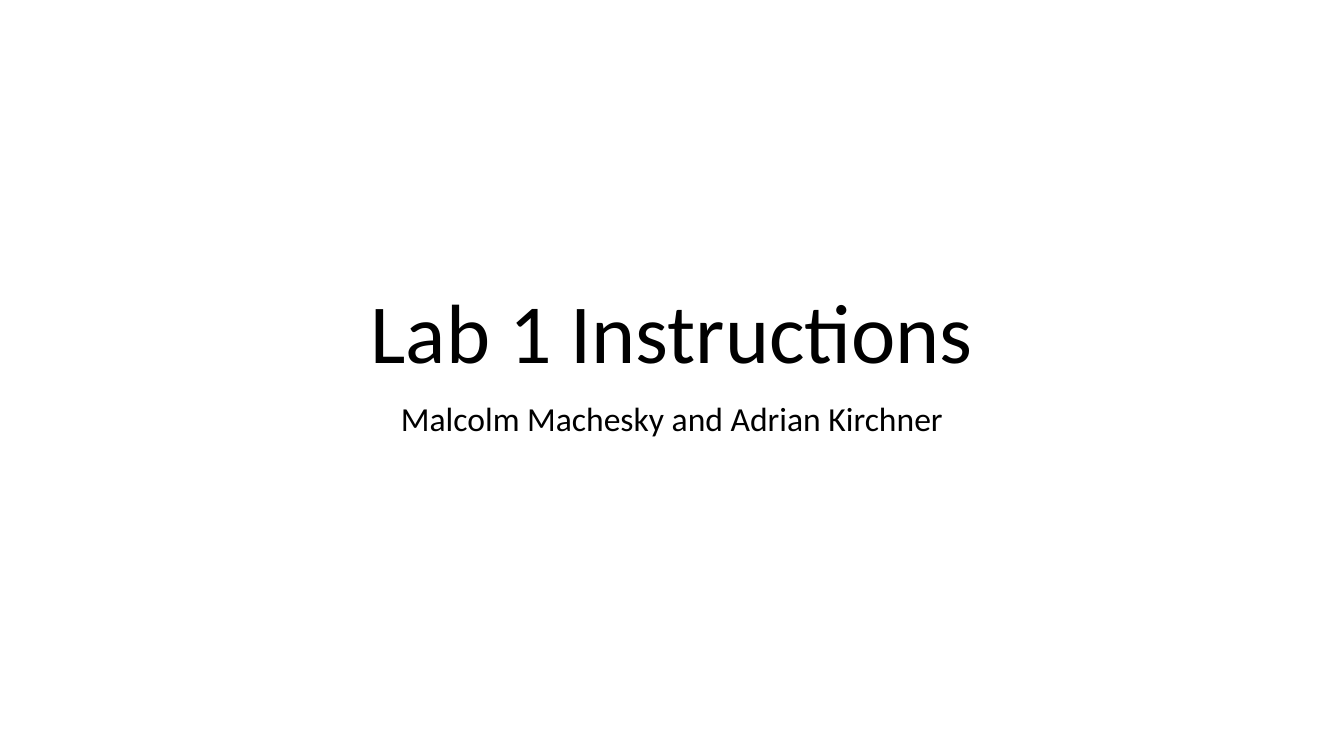
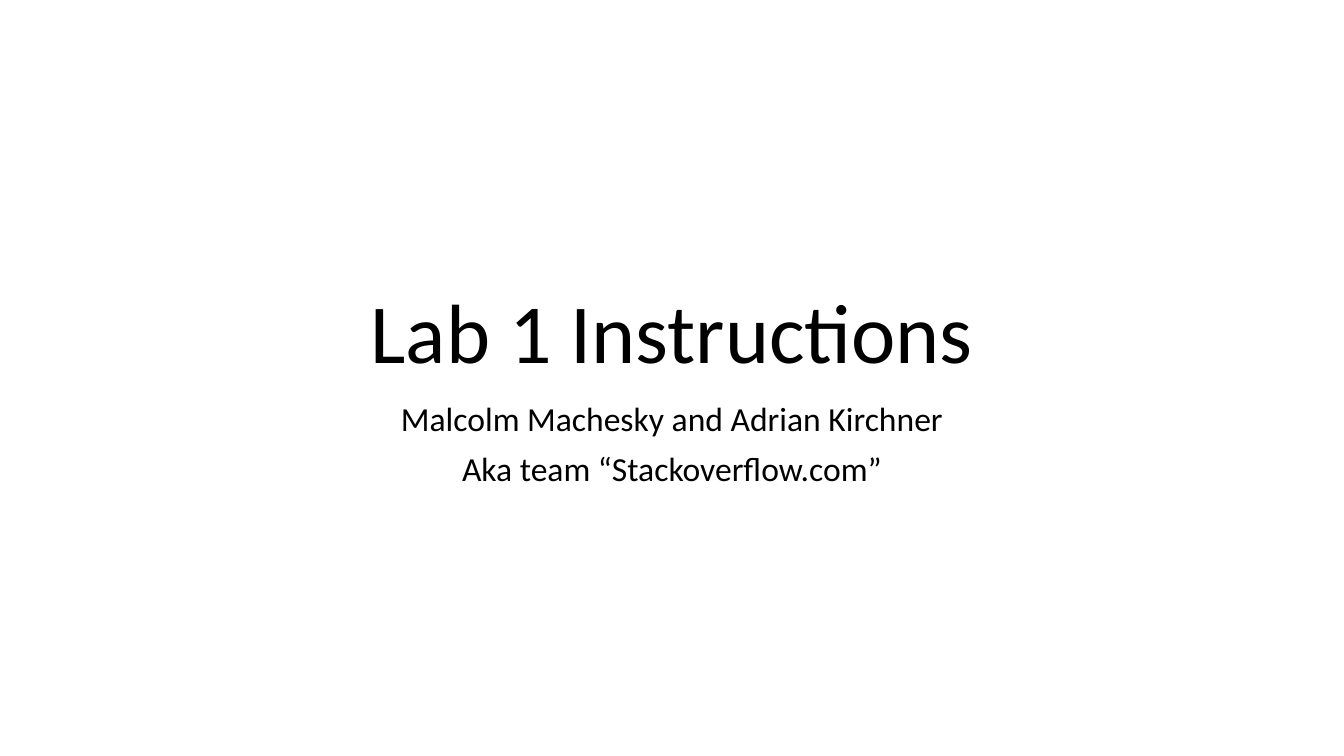
Before and after one commit to malcolm5858/Lab-1-cs-430, a slide deck: slide 1 of Lab1Instructions.pptx. Drawn at 1344x756 pixels with LibreOffice and Linux fonts; fonts in the diff are those of the drawing. Boxes give left, top, right and bottom in pixels: in the first picture for what was removed or moved away, otherwise in the second. Text is boxed around its words. In the diff, an @@ line names an element or a change of style, - is before the commit and + after.

Commit message:
fixed ppt

```diff
--- a/Lab1Instructions.pptx
+++ b/Lab1Instructions.pptx
@@ subtitle at (462, 457, 882, 482): paragraph added @@
+Aka team “Stackoverflow.com”
```
